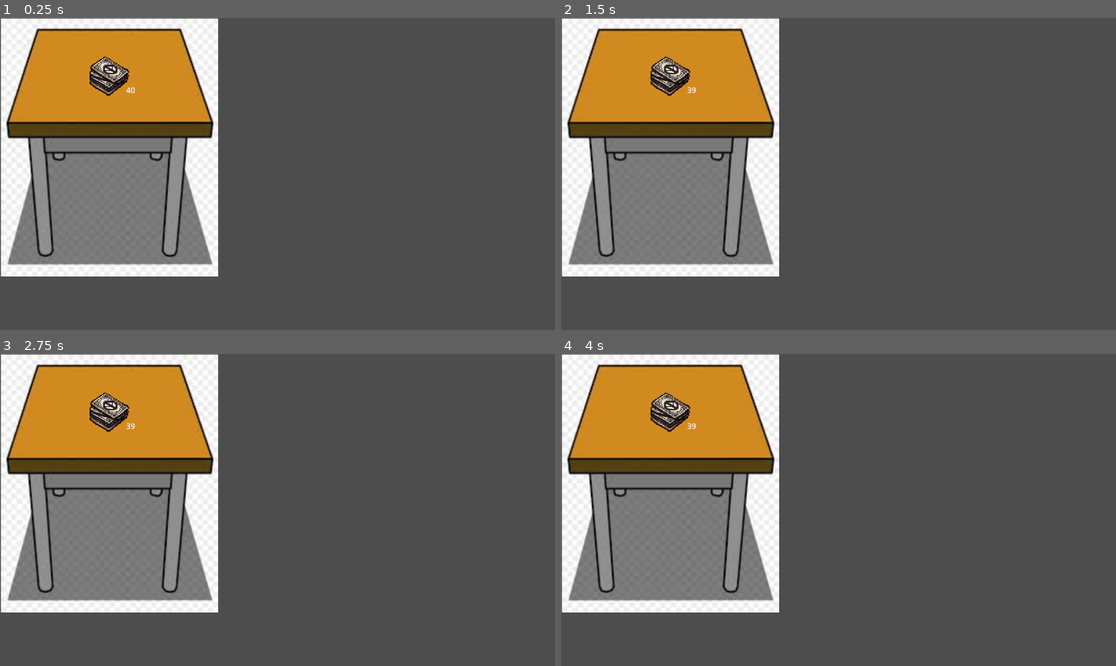
Above: before the commit, frames 1-4 (two rows, left to right).
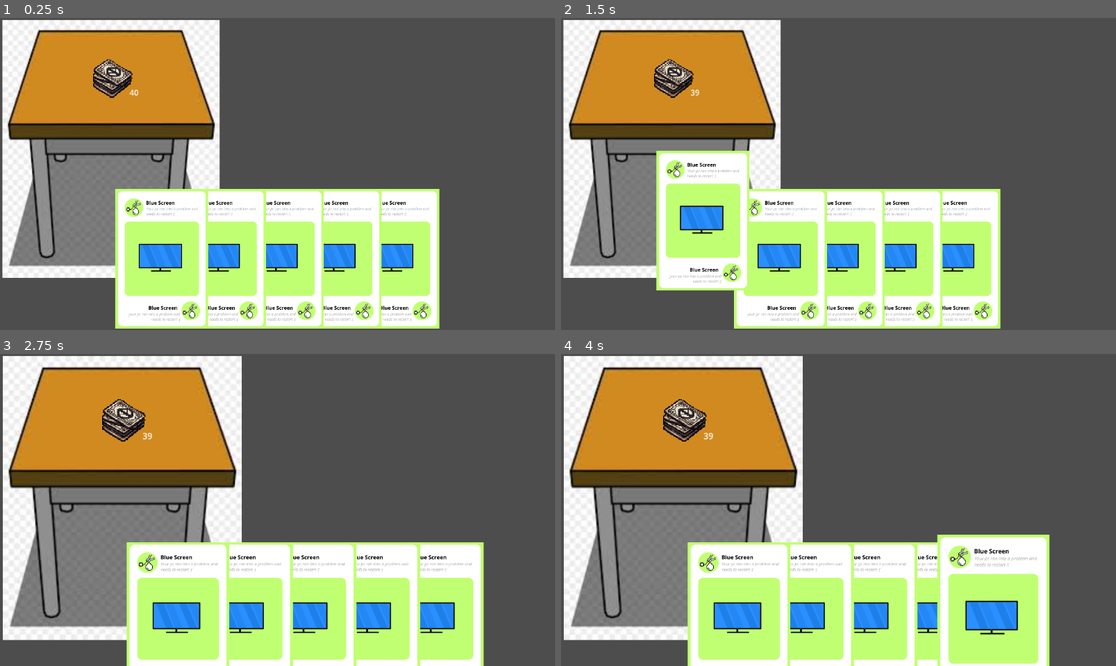
Above: after the commit, the same moments.

Repository: Thijs987/pse_onlycode
Game: Godot game, scene res://main.tscn
Two runs of this game, one before a commit and one after it. Both use one fixed random seed, a clock stepped at 60 frames per second and the inputs below.
Inputs (mouse positions are in pixels of both pictures, inside the frame that each line leads up to):
- Up to frame 1 (0.25 s): no input
- Up to frame 2 (1.5 s): tap Enter at 0.5 s; drag from (666, 74) to (894, 105) at 0.52 s; tap Space at 1.25 s; drag from (727, 189) to (666, 74) at 1.27 s
- Up to frame 3 (2.75 s): move the mouse to (333, 441) at 2.02 s; click (333, 441) at 2.17 s
- Up to frame 4 (4 s): tap Enter at 2.75 s; drag from (810, 572) to (672, 463) at 2.77 s; move the mouse to (1005, 556) at 3.52 s; click (1005, 556) at 3.67 s

The runs differ from the first frame. In frame 1, 31% of the frame differs, in the area x 0-80%, y 0-100%; in frame 2, 32%; in frame 3, 40%; in frame 4, 41%, in the area x 0-89%, y 0-100%.
Error after the commit: Invalid access to property or key 'movable' on a base object of type 'Node2D'. (res://card_logic.gd:33)

Commit message:
comments voor waar logica met server voor nu kan

Diff:
--- a/frontend/Main.tscn
+++ b/frontend/Main.tscn
@@ -1,20 +1,23 @@
 [gd_scene format=3 uid="uid://2rclrrsuh5tp"]
 
 [ext_resource type="Texture2D" uid="uid://ddi0wy7qoyp4c" path="res://Table.jpeg" id="1_ig7tw"]
+[ext_resource type="Script" uid="uid://dvtv7qrga8tg7" path="res://card_logic.gd" id="1_uu6xs"]
 [ext_resource type="Texture2D" uid="uid://bglcmj03jm8lb" path="res://Card_deck_sprite.png" id="2_0xm2m"]
 [ext_resource type="Script" uid="uid://bgyrd0wawaoio" path="res://area_2d.gd" id="2_h2yge"]
+[ext_resource type="Script" uid="uid://ci0dswu4sau8w" path="res://player_hand.gd" id="3_r0du0"]
 
 [sub_resource type="RectangleShape2D" id="RectangleShape2D_1bvp3"]
 size = Vector2(89, 88)
 
 [node name="Node2D" type="Node2D" unique_id=1499448830]
-position = Vector2(228, 269)
 
 [node name="Tafel" type="Sprite2D" parent="." unique_id=950271474]
+position = Vector2(230.99998, 271.99997)
 scale = Vector2(2.1893203, 2.1893206)
 texture = ExtResource("1_ig7tw")
 
 [node name="Pile_area" type="Area2D" parent="." unique_id=1734952556]
+position = Vector2(235, 274)
 script = ExtResource("2_h2yge")
 
 [node name="Pile" type="Sprite2D" parent="Pile_area" unique_id=337770192]
@@ -31,3 +34,10 @@
 offset_top = -131.0
 offset_right = 74.0
 offset_bottom = -108.0
+metadata/_edit_use_anchors_ = true
+
+[node name="CardLogic" type="Node2D" parent="." unique_id=1659768658]
+script = ExtResource("1_uu6xs")
+
+[node name="PlayerHand" type="Node2D" parent="." unique_id=1343786011]
+script = ExtResource("3_r0du0")
--- a/frontend/card_logic.gd
+++ b/frontend/card_logic.gd
@@ -41,6 +41,7 @@
 				if card != null:
 					play_card(card)
 
+### HIER DE LOGICA VOOR HET SPELEN VAN EEN KAART
 func play_card(card):
 	if card.position.y < play_area.y:
 		card.position = play_pile
--- a/frontend/main.tscn
+++ b/frontend/main.tscn
@@ -1,20 +1,23 @@
 [gd_scene format=3 uid="uid://2rclrrsuh5tp"]
 
 [ext_resource type="Texture2D" uid="uid://ddi0wy7qoyp4c" path="res://Table.jpeg" id="1_ig7tw"]
+[ext_resource type="Script" uid="uid://dvtv7qrga8tg7" path="res://card_logic.gd" id="1_uu6xs"]
 [ext_resource type="Texture2D" uid="uid://bglcmj03jm8lb" path="res://Card_deck_sprite.png" id="2_0xm2m"]
 [ext_resource type="Script" uid="uid://bgyrd0wawaoio" path="res://area_2d.gd" id="2_h2yge"]
+[ext_resource type="Script" uid="uid://ci0dswu4sau8w" path="res://player_hand.gd" id="3_r0du0"]
 
 [sub_resource type="RectangleShape2D" id="RectangleShape2D_1bvp3"]
 size = Vector2(89, 88)
 
 [node name="Node2D" type="Node2D" unique_id=1499448830]
-position = Vector2(228, 269)
 
 [node name="Tafel" type="Sprite2D" parent="." unique_id=950271474]
+position = Vector2(230.99998, 271.99997)
 scale = Vector2(2.1893203, 2.1893206)
 texture = ExtResource("1_ig7tw")
 
 [node name="Pile_area" type="Area2D" parent="." unique_id=1734952556]
+position = Vector2(235, 274)
 script = ExtResource("2_h2yge")
 
 [node name="Pile" type="Sprite2D" parent="Pile_area" unique_id=337770192]
@@ -31,3 +34,10 @@
 offset_top = -131.0
 offset_right = 74.0
 offset_bottom = -108.0
+metadata/_edit_use_anchors_ = true
+
+[node name="CardLogic" type="Node2D" parent="." unique_id=1659768658]
+script = ExtResource("1_uu6xs")
+
+[node name="PlayerHand" type="Node2D" parent="." unique_id=1343786011]
+script = ExtResource("3_r0du0")
--- a/frontend/pile_click.gd
+++ b/frontend/pile_click.gd
@@ -7,6 +7,7 @@
 func _ready() -> void:
 	self.input_event.connect(_on_pile_input_event)
 
+### HIER KAN KAART PAKKEN LOGICA MET SERVER
 func _on_pile_input_event(viewport: Node, event: InputEvent, shape_idx: int):
 	#Check voor muisklik en of knop is ingedrukt
 	if event is InputEventMouseButton and event.pressed:
